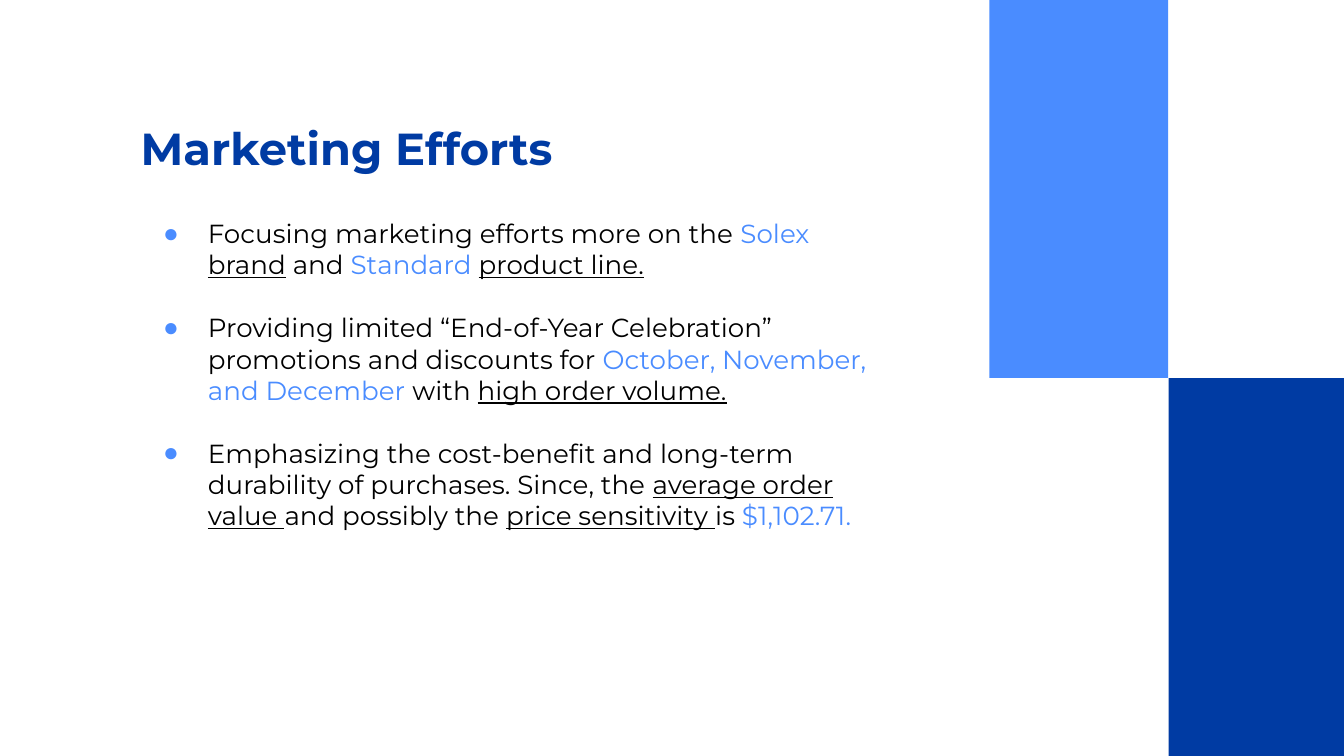
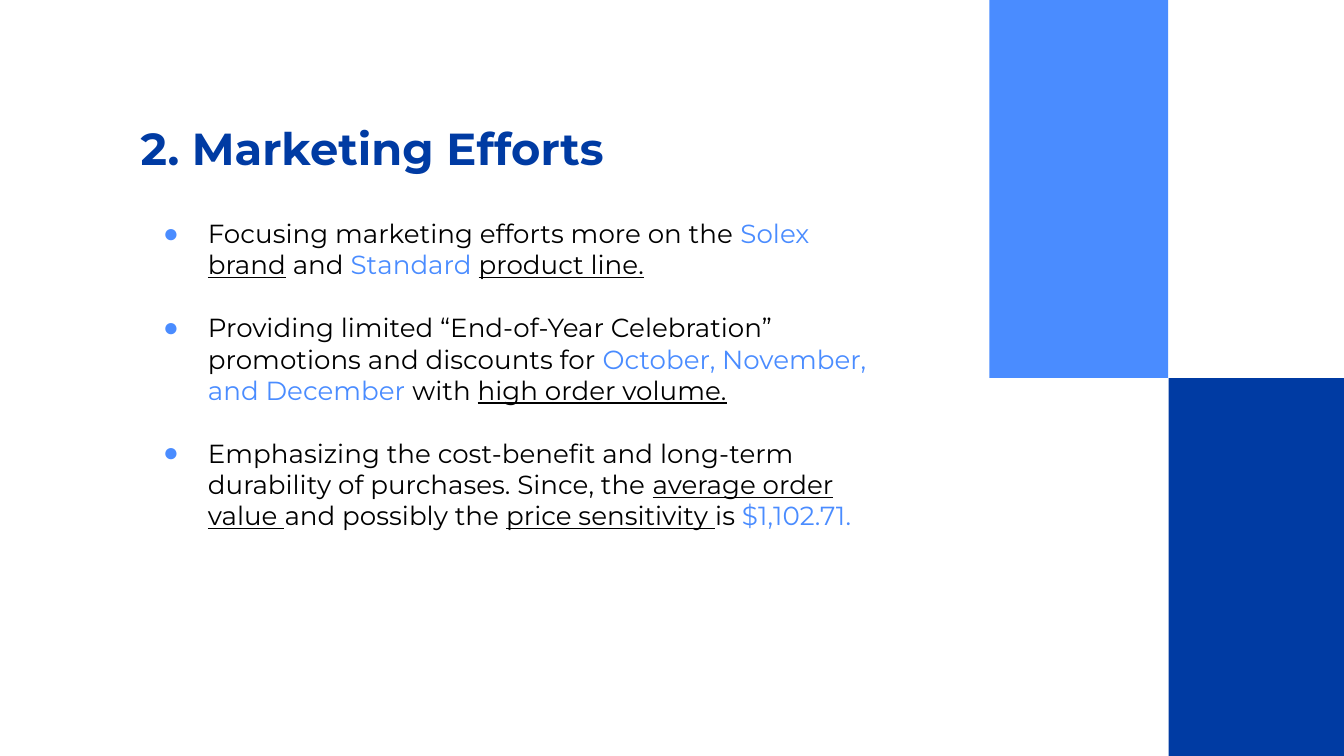
Before and after one commit to anjalihansda16/Customer-Segmentation, a slide deck: slide 25 of ppt/Customer Segmentation.pptx (slide 24 before the commit). Drawn at 1344x756 pixels with LibreOffice and Linux fonts; fonts in the diff are those of the drawing. Boxes give left, top, right and bottom in pixels: in the first picture for what was removed or moved away, otherwise in the second. Text is boxed around its words. In the diff, an @@ line names an element or a change of style, - is before the commit and + after.

```diff
--- a/ppt/Customer Segmentation.pptx
+++ b/ppt/Customer Segmentation.pptx
@@ title at bbox=[141, 129, 603, 174]: text changed @@
-Marketing Efforts
+2. Marketing Efforts
```
Also in this commit, not shown: 12 other slides changed, 1 slide added.
